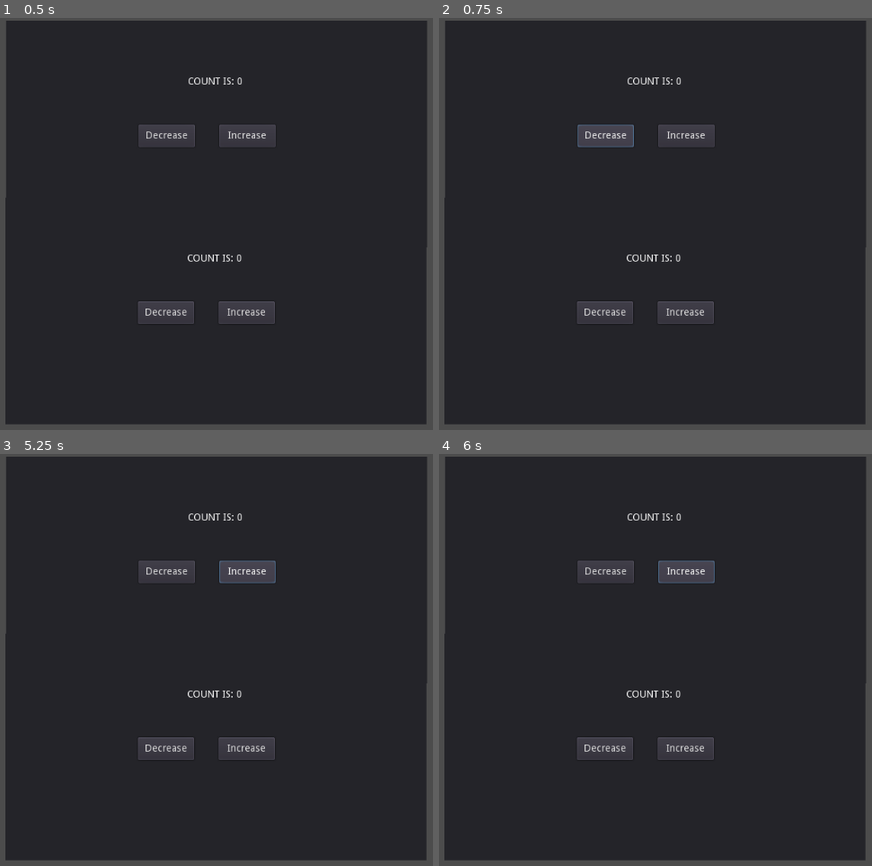
Above: before the commit, frames 1-4 (two rows, left to right).
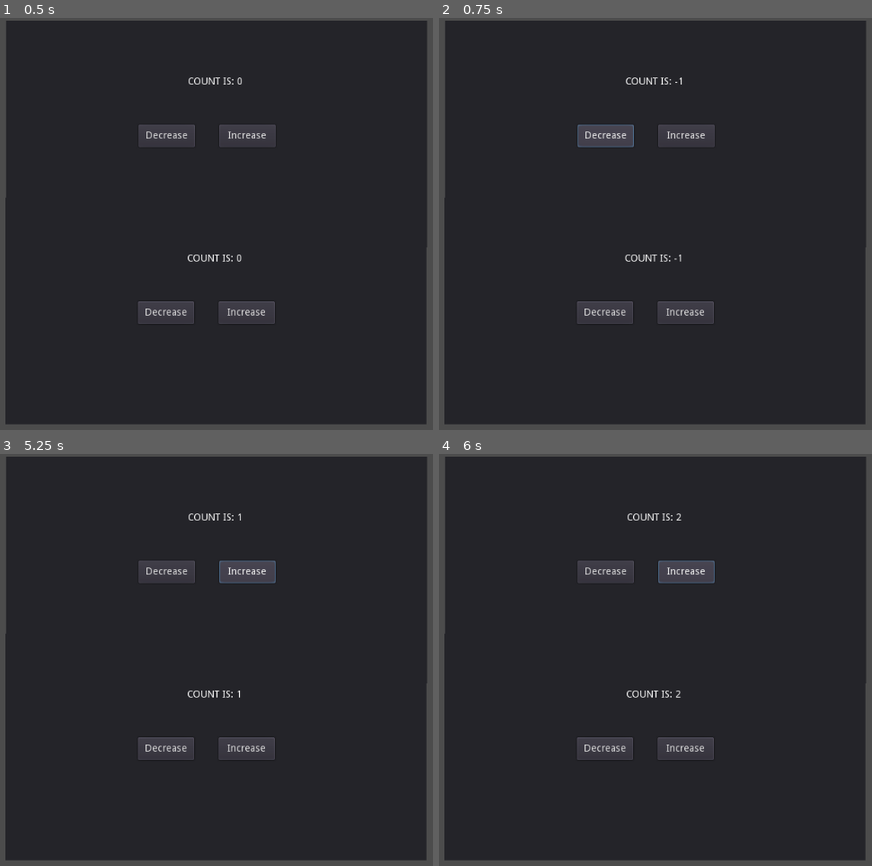
Above: after the commit, the same moments.

Repository: srobertson421/godot-first-project
Game: Godot game, scene res://scenes/Main.tscn
The game is run twice, just before and just after one commit, with the same random seed, the same clock (stepped at 60 frames per second) and the same inputs.
Inputs:
- Up to frame 1 (0.5 s): no input
- Up to frame 2 (0.75 s): click "Decrease" at 0.5 s
- Up to frame 3 (5.25 s): click "Increase" at 1.25 s; click "Decrease" at 2 s; click "Increase" at 2.75 s; click "Decrease" at 3.5 s; click "Increase" at 4.25 s; tap Enter at 5 s
- Up to frame 4 (6 s): tap Space at 5.75 s

Frame 1 is identical in both runs. In frame 2, 0.3% of the frame differs, in the area x 42-57%, y 14-60%; in frame 3, less than 0.1%; in frame 4, less than 0.1%.
Error before the commit: Invalid call. Nonexistent function 'subcribe' in base 'Node (PubSub.gd)'. (res://scenes/CountPanel.gd:5)

Commit message:
Added event bus and observable structure

Diff:
--- a/custom_globals.gd
+++ b/custom_globals.gd
@@ -1,19 +1,16 @@
 extends Node
 
-var count = 0;
+var count: = 0 setget set_count, get_count
 
-func stuff():
-	print("stuff")
+var _subscriptions = {}
 
-func _ready():
-	PubSub.subscribe("count_increase", self)
-	PubSub.subscribe("count_decrease", self)
+func subscribe(key, funcRef):
+	_subscriptions[key] = funcRef
 
-func event_published(event_key):
-	print("global event listener", event_key)
-	if event_key == 'count_increase':
-		count += 1
-		PubSub.publish("count_changed", count)
-	if event_key == 'count_decrease':
-		count -= 1
-		PubSub.publish("count_changed", count)
+func set_count(newCount):
+	count = newCount
+	for key in _subscriptions:
+		_subscriptions[key].call_func()
+
+func get_count():
+	return count
--- /dev/null
+++ b/event_bus.gd
@@ -0,0 +1,15 @@
+extends Node
+
+func increase_count():
+	CustomGlobals.count += 1
+
+func decrease_count():
+	CustomGlobals.count -= 1
+
+var events: = {
+	"increase_count": funcref(self, "increase_count"),
+	"decrease_count": funcref(self, "decrease_count")
+}
+
+func dispatch(event_type):
+	events[event_type].call_func()
--- a/project.godot
+++ b/project.godot
@@ -21,7 +21,7 @@
 
 [autoload]
 
-PubSub="*res://PubSub.gd"
+EventBus="*res://event_bus.gd"
 CustomGlobals="*res://custom_globals.gd"
 
 [rendering]
--- a/scenes/CountPanel.gd
+++ b/scenes/CountPanel.gd
@@ -1,16 +1,14 @@
 extends Panel
 
 func _ready():
-	CustomGlobals.stuff()
-	PubSub.subcribe("count_changed", self)
-	get_node("CountLabel").text = str("Count is: ", get_node("/root/CustomGlobals").count)
+	updateCount()
+	CustomGlobals.subscribe(self.get_instance_id(), funcref(self, "updateCount"))
+
+func updateCount():
+	get_node("CountLabel").text = str("Count is: ", CustomGlobals.count)
 
 func _on_IncreaseButton_button_up():
-	PubSub.publish("count_increase")
+	EventBus.dispatch("increase_count")
 
 func _on_DecreaseButton_button_up():
-	PubSub.publish("count_decrease")
-
-func event_published(key):
-	if(key == "count_changed"):
-		get_node("CountLabel").text = str("Count is: ", get_node("/root/CustomGlobals").count)
+	EventBus.dispatch("decrease_count")
